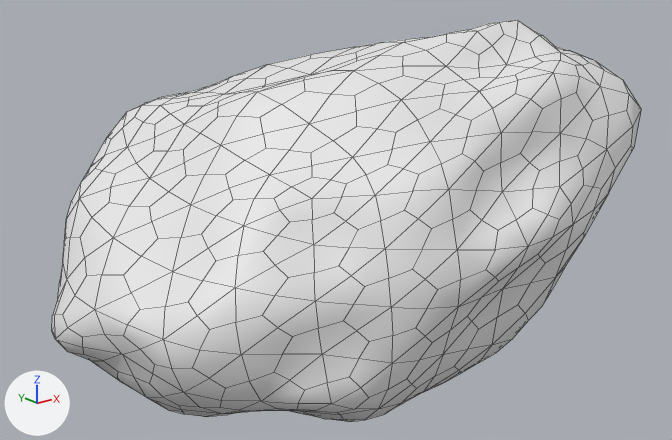
Renders of the FBX model Assets/3D/GA_Diorama_1/Diorama_Mesh/Diorama_Divin_Mousse_low.fbx from each side of a commit.
Both versions are drawn from a 50 mm lens placed at (-3.05, -3.77, 1.5), pointed at (-0.04, 0.0, -0.01). Every picture has the same lights, and +X, +Y and +Z are marked at lower left. Mesh edges are drawn as thin lines.

Objects in the first picture: 'SM_Mousse'.
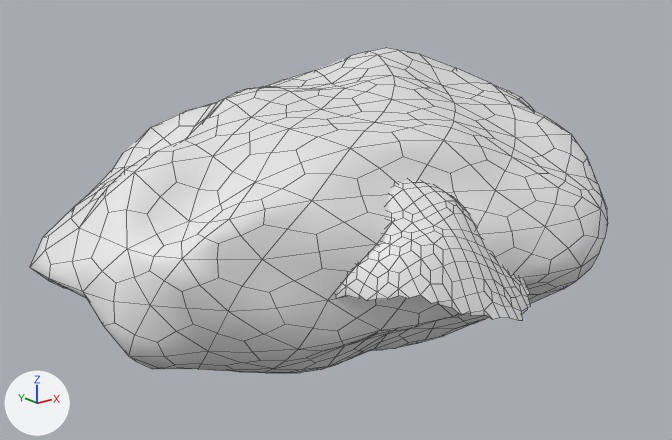
Pixel boxes [x1, y1, x2, y2] of what changed, in the pictures (672 x 440 px):
'SM_Mousse', turned: before [52, 20, 641, 422]; after [30, 48, 608, 373]
'SM_Mousse_Mid', added: after [336, 180, 531, 320]

Diff of the bpy script that builds the scene:
```diff
--- a/Assets/3D/GA_Diorama_1/Diorama_Mesh/Diorama_Divin_Mousse_low.fbx.py
+++ b/Assets/3D/GA_Diorama_1/Diorama_Mesh/Diorama_Divin_Mousse_low.fbx.py
@@ mat_m_mousse @@
+mat_m_mousse = principled_material('M_Mousse')
+mat_m_mousse.base_color = (0.8, 0.8, 0.8)  # white #e7e7e7
@@ me_cube_005 @@
+me_cube_005.from_pydata(...)  # 1016 vertices, 952 faces; spans x -0.78..0.58, y -1.22..0.66, z -0.22..0.41
+me_cube_005.materials.append(mat_m_mousse)  # its picture is missing
@@ ob_sm_mousse @@
 ob_sm_mousse.location = (0.0, 0.0, 0.0)
-ob_sm_mousse.rotation_euler = (-1.008, 0.411, 2.539)  # degrees (-58, 24, 145)
@@ ob_sm_mousse_mid @@
+ob_sm_mousse_mid = bpy.data.objects.new('SM_Mousse_Mid', me_cube_005)
+ob_sm_mousse_mid.location = (0.0, 0.0, 0.0)
```
